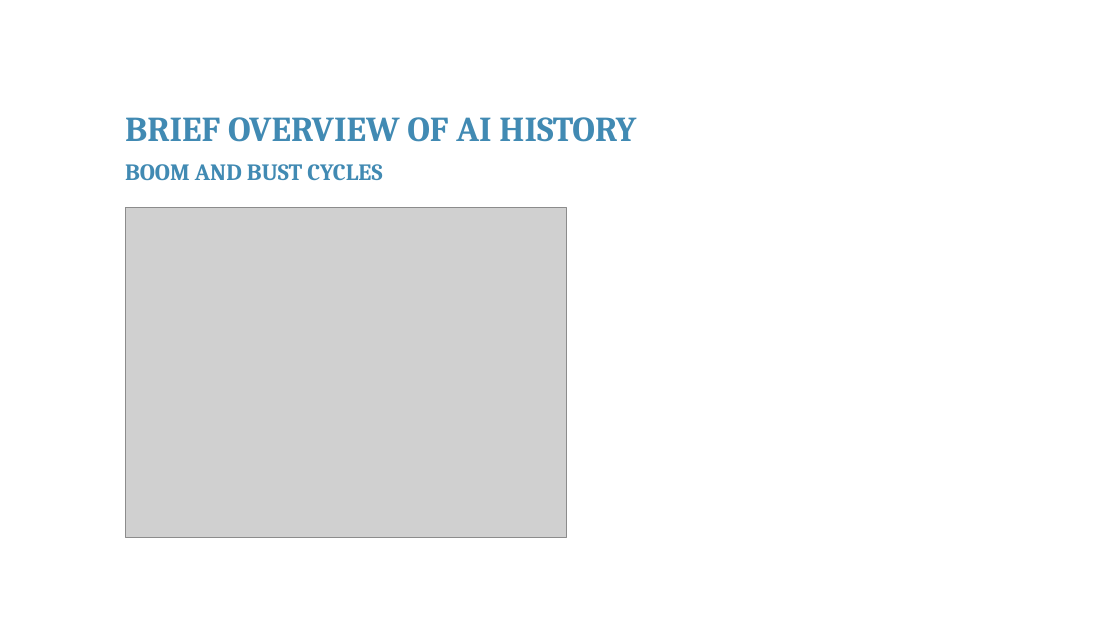
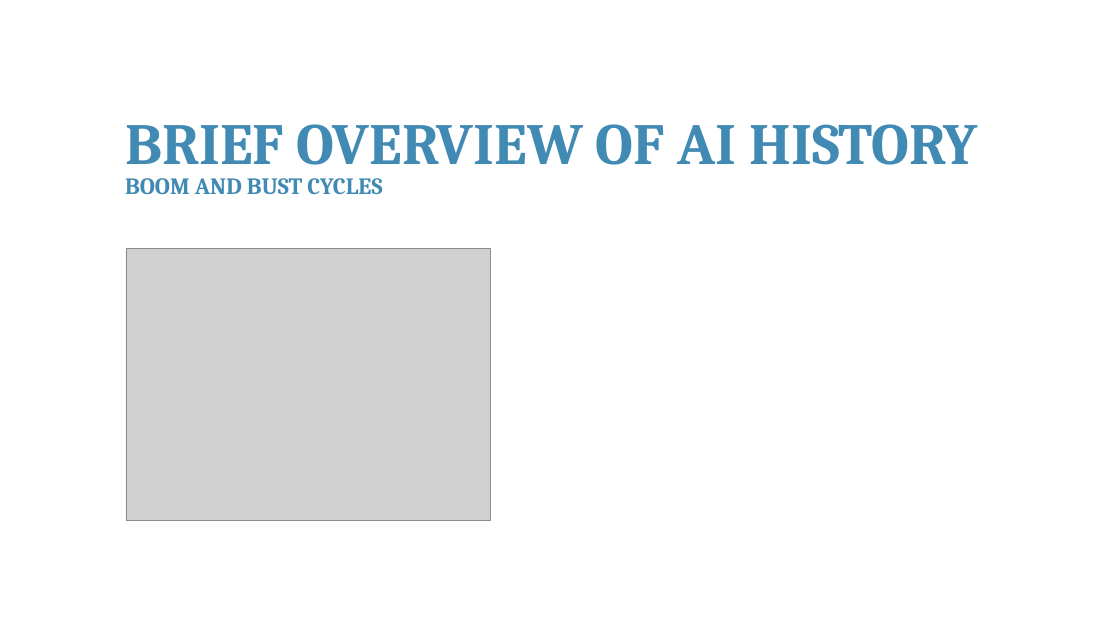
Before and after one commit to franckalbinet/itu-eaco-zanzibar-12-2018, a slide deck: slide 12 of presentations/session-4-intro-to-ai.pptx. Drawn at 1120x630 pixels with LibreOffice and Linux fonts; fonts in the diff are those of the drawing; grey boxes stand for pictures; background and template pictures are left out. Boxes give left, top, right and bottom in pixels: in the first picture for what was removed or moved away, otherwise in the second. Text is boxed around its words. In the diff, an @@ line names an element or a change of style, - is before the commit and + after.

```diff
--- a/presentations/session-4-intro-to-ai.pptx
+++ b/presentations/session-4-intro-to-ai.pptx
@@ text "BRIEF OVERVIEW OF AI HISTORY" at [125,124,978,165]: size 30 to 50 pt @@
@@ text "BOOM AND BUST CYCLES": place and size @@
-text "BOOM AND BUST CYCLES" at [125,164,382,181]
+text "BOOM AND BUST CYCLES" at [125,178,382,195]
@@ picture: place and size @@
-picture at [125,208,566,538]
+picture at [126,249,491,521]
```
Also in this commit, not shown: 5 other slides changed, 4 slides added, 1 slide removed, 1 other file.
